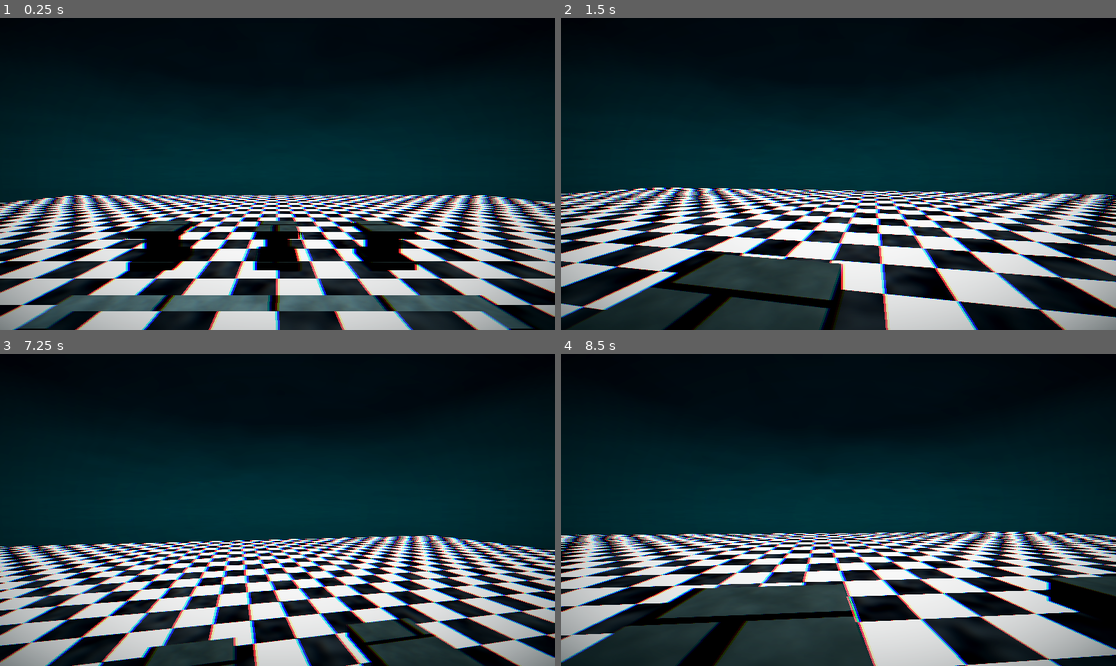
Above: before the commit, frames 1-4 (two rows, left to right).
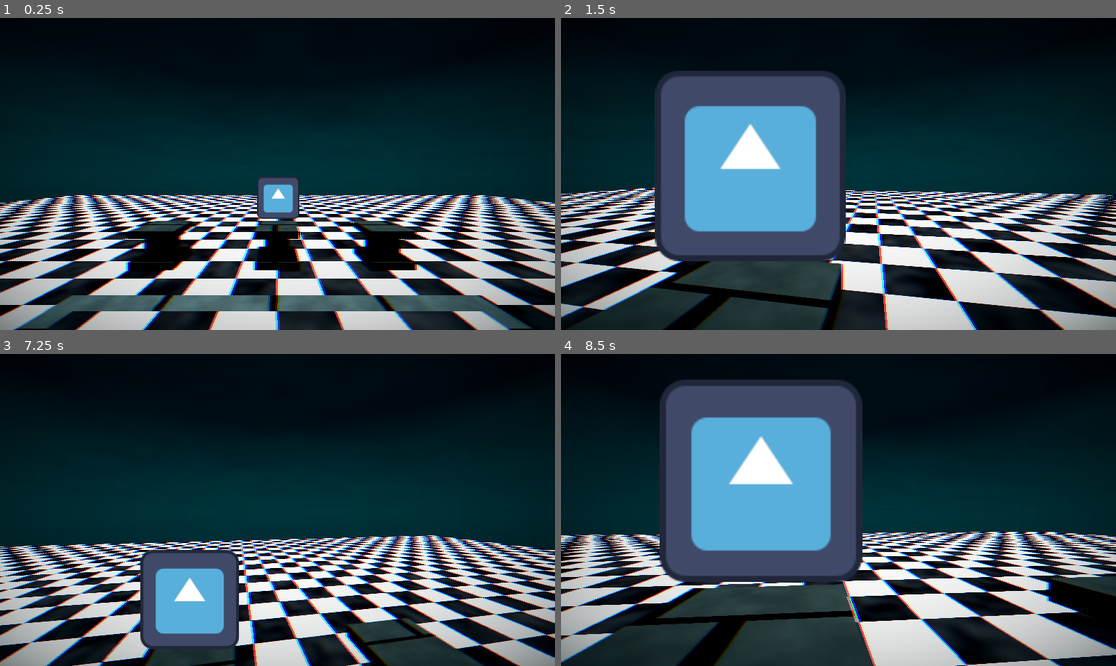
Above: after the commit, the same moments.

Repository: moonwavestudios/Voidscape
Game: Godot game, scene res://main.tscn
Same seed, same stepped clock (60 frames per second), same inputs: the game is played once before the commit and once after it. The engine's default icon, where the game draws it, is replaced by a stand-in: a white triangle on a blue panel in a dark square.
Inputs (mouse positions are in pixels of both pictures, inside the frame that each line leads up to):
- Up to frame 1 (0.25 s): no input
- Up to frame 2 (1.5 s): tap Enter (ui_accept) at 0.5, 0.77 s; move the mouse to (866, 174) at 0.52 s; hold Up (ui_up) from 0.53 s (still down); tap E (dash) at 0.6, 1.25 s; move the mouse to (810, 174) at 1.27 s; tap F (interact) at 1.35 s
- Up to frame 3 (7.25 s): tap Enter (ui_accept) at 1.52, 3.02, 3.77, 4.52, 5.75, 6.02, 6.5, 6.77 s; tap E (dash) at 2, 2.1, 3.6, 5.1, 6.6 s; move the mouse to (288, 503) at 2.02 s; move the mouse to (271, 516) at 2.77 s; tap F (interact) at 2.85, 4.35, 5.85 s; move the mouse to (316, 513) at 3.52 s; move the mouse to (233, 506) at 4.27 s; move the mouse to (283, 510) at 5.02 s; move the mouse to (255, 503) at 5.77 s; release Up (ui_up) at 5.78 s; hold Right (ui_right) 5.78-6.53 s; move the mouse to (305, 510) at 6.52 s; hold Up (ui_up) from 6.53 s (still down)
- Up to frame 4 (8.5 s): keep holding Up (ui_up); tap E (dash) at 7.25, 8.1 s; move the mouse to (810, 510) at 7.27 s; tap F (interact) at 7.35 s; tap Enter (ui_accept) at 7.52 s; move the mouse to (849, 503) at 8.02 s

The runs differ from the first frame. In frame 1, 1.0% of the frame differs, in the area x 46-54%, y 50-65%; in frame 2, 20%; in frame 3, 5.3%; in frame 4, 23%, in the area x 17-55%, y 8-74%.

Commit message:
adding and testing stuff

Diff:
--- a/main.tscn
+++ b/main.tscn
@@ -256,7 +256,7 @@
 
 [node name="lobby" parent="game" unique_id=398233627 instance=ExtResource("4_7mycd")]
 
-[node name="player" parent="." unique_id=1056688122 groups=["player"] instance=ExtResource("3_h2yge")]
+[node name="player" parent="." unique_id=1056688122 instance=ExtResource("3_h2yge")]
 transform = Transform3D(1, 0, 0, 0, 1, 0, 0, 0, 1, 0, 2.1006432, 0)
 
 [connection signal="body_entered" from="game/Maps/Beacon" to="game" method="_on_beacon_body_entered"]
--- a/scenes/idk.tscn
+++ b/scenes/idk.tscn
@@ -3,6 +3,7 @@
 [ext_resource type="Shader" uid="uid://daywub3pgh2h8" path="res://shaders/checkerboard_floor.gdshader" id="1_htol6"]
 [ext_resource type="Shader" uid="uid://bi6vgst2td81v" path="res://shaders/underwater_stone.gdshader" id="2_f0r8y"]
 [ext_resource type="PackedScene" uid="uid://bqs3r4f0unodw" path="res://scenes/proximity_prompt.tscn" id="3_qhmgb"]
+[ext_resource type="Texture2D" uid="uid://ebj54n3a0slk" path="res://icon.svg" id="4_5ka3i"]
 
 [sub_resource type="BoxShape3D" id="BoxShape3D_wjrnq"]
 size = Vector3(6.9605103, 0.20947266, 6.979004)
@@ -339,3 +340,8 @@
 [node name="MeshInstance3D" type="MeshInstance3D" parent="StaticBody3D/CollisionShape3D2" unique_id=1008527226]
 transform = Transform3D(49.405777, 0, 0, 0, 0.20355904, 0, 0, 0, 49.787193, 0, 0, 0)
 mesh = SubResource("BoxMesh_f0r8y")
+
+[node name="Sprite3D" type="Sprite3D" parent="." unique_id=400856414]
+transform = Transform3D(1, 0, 0, 0, 1, 0, 0, 0, 1, 0.02219361, 1.7113001, -6.1633973)
+billboard = 1
+texture = ExtResource("4_5ka3i")
--- a/scenes/player.tscn
+++ b/scenes/player.tscn
@@ -54,7 +54,7 @@
 "
 
 [sub_resource type="ShaderMaterial" id="ShaderMaterial_g2els"]
-render_priority = 0
+render_priority = -1
 shader = SubResource("Shader_3vyb7")
 shader_parameter/fog_color = Color(0.01, 0.12, 0.14, 1)
 shader_parameter/fog_near = 2.0
